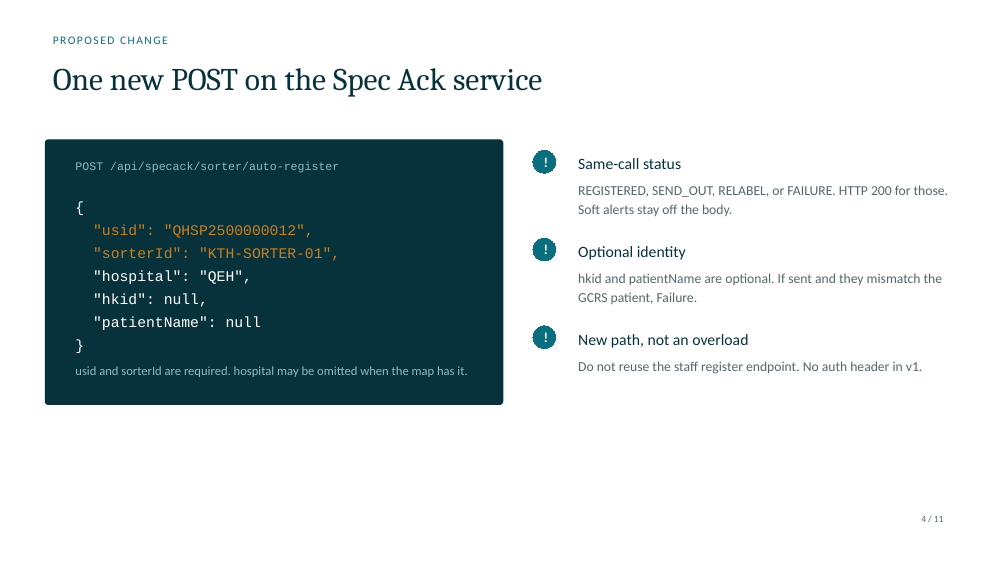
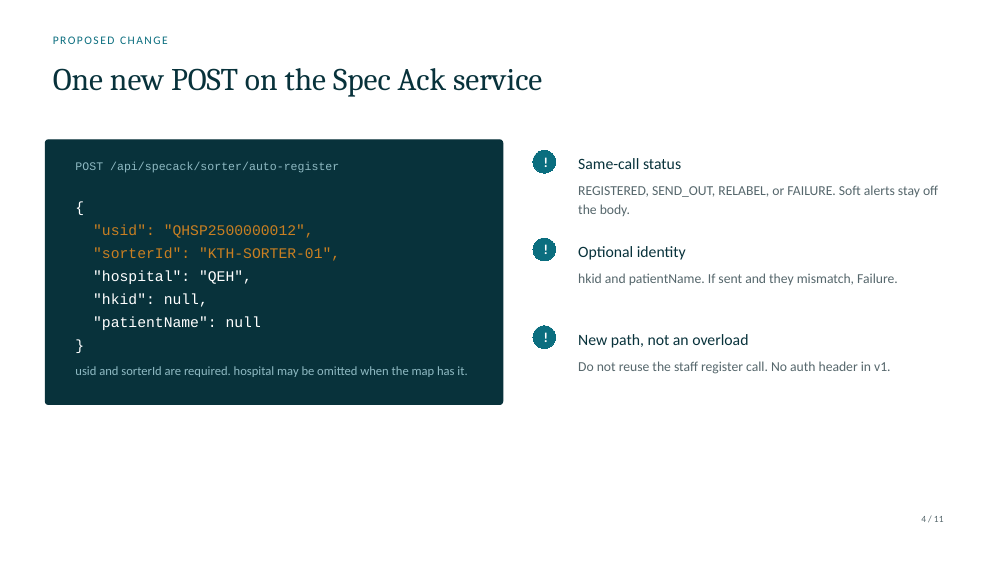
Before and after one commit to DragonChong/HA-Notes, a slide deck: slide 4 of SDLC/Projects/TMP-specimen-sorter-api — Specimen Sorter API/assets/Specimen Sorter API.pptx. Drawn at 1008x567 pixels with LibreOffice and Linux fonts; fonts in the diff are those of the drawing. Boxes give left, top, right and bottom in pixels: in the first picture for what was removed or moved away, otherwise in the second. Text is boxed around its words. In the diff, an @@ line names an element or a change of style, - is before the commit and + after.

```diff
--- a/SDLC/Projects/TMP-specimen-sorter-api — Specimen Sorter API/assets/Specimen Sorter API.pptx
+++ b/SDLC/Projects/TMP-specimen-sorter-api — Specimen Sorter API/assets/Specimen Sorter API.pptx
@@ text at [578,185,938,216]: text changed @@
-REGISTERED, SEND_OUT, RELABEL, or FAILURE. HTTP 200 for those. Soft alerts stay off the body.
+REGISTERED, SEND_OUT, RELABEL, or FAILURE. Soft alerts stay off the body.
@@ text at [578,273,898,285]: text changed @@
-hkid and patientName are optional. If sent and they mismatch the GCRS patient, Failure.
+hkid and patientName. If sent and they mismatch, Failure.
@@ text at [578,361,890,374]: text changed @@
-Do not reuse the staff register endpoint. No auth header in v1.
+Do not reuse the staff register call. No auth header in v1.
```
Also in this commit, not shown: 3 other slides changed, 4 other files.
